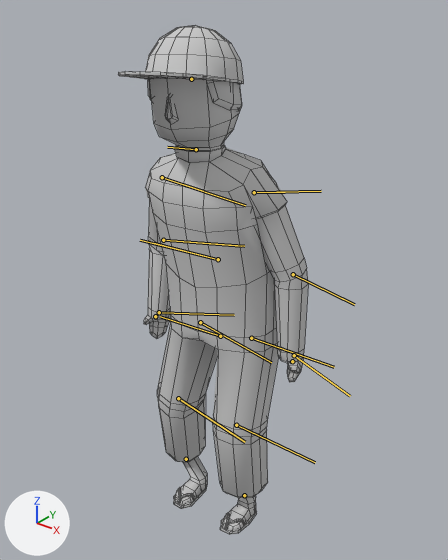
An edit to the FBX model RacoonSquad/Assets/Meshes/SK_Human.FBX, drawn before and after from the same camera.
Before and after are seen from a camera (50 mm lens) standing at (1.372, -1.625, 2.047) and looking at (0.035, 0.047, 1.011). Lighting does not change. The marker at lower left points along +X, +Y and +Z. Both versions are drawn at frame 401 of the action 'Take 001'; the numbers are the values there. The bones that bend it are drawn over the model as lines. Mesh edges are drawn as thin lines.

In view in the first picture: 'body', 'cap'.
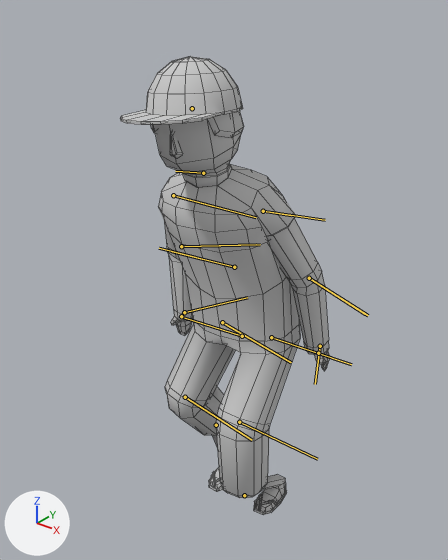
Changed parts and their boxes [x1, y1, x2, y2] in the pictures (448 x 560 px):
'body', posed (8% wider, 11% shorter)
    before: [144, 78, 308, 534]
    after: [151, 110, 329, 515]
'cap', posed (15% taller)
    before: [118, 25, 243, 84]
    after: [120, 56, 243, 124]
bone 'L_LegUp', root to tip
    before: (251, 338) to (334, 367)
    after: (271, 337) to (351, 364)
bone 'L_LegDown', root to tip
    before: (236, 425) to (315, 462)
    after: (239, 422) to (317, 459)
bone 'R_LegUp', root to tip
    before: (200, 322) to (271, 362)
    after: (222, 322) to (291, 362)
bone 'R_LegDown', root to tip
    before: (178, 398) to (245, 442)
    after: (185, 397) to (252, 440)
bone 'torso', root to tip
    before: (218, 259) to (153, 243)
    after: (234, 267) to (172, 251)
bone 'C_Torso', root to tip
    before: (218, 259) to (140, 240)
    after: (234, 267) to (159, 248)
bone 'R_Hand', root to tip
    before: (159, 312) to (234, 315)
    after: (184, 312) to (247, 297)
bone 'C_L_ArmUp', root to tip
    before: (254, 192) to (285, 192)
    after: (263, 211) to (291, 215)
bone 'L_ArmDown', root to tip
    before: (293, 274) to (351, 303)
    after: (309, 278) to (365, 314)
bone 'L_Hand', root to tip
    before: (294, 355) to (350, 396)
    after: (320, 346) to (315, 384)
bone 'C_L_ArmDown', root to tip
    before: (293, 274) to (354, 304)
    after: (309, 278) to (368, 315)

What the commit changed:
Object 'C_Hip' (bone_rig_object) moves from (4.04, 77.897, -2.27) to (4.04, 71.249, -16.512).
Object 'C_Hip' (bone_rig_object) turns from (2, 2, 94) to (2, -5, 94) degrees about its own x, y and z.
Bone 'L_LegUp' (bone_l_legup) turns from (1, -4, -2) to (0, -33, -2) degrees about its own x, y and z.
Bone 'L_LegDown' (bone_l_legdown) turns from (0, 10, 0) to (0, 28, -1) degrees about its own x, y and z.
Bone 'R_LegUp' (bone_r_legup) turns from (1, -2, -11) to (1, -26, -13) degrees about its own x, y and z.
Bone 'R_LegDown' (bone_r_legdown) turns from (0, 12, 0) to (0, 58, 1) degrees about its own x, y and z.
Bone 'torso' (bone_torso) turns from (1, -20, -1) to (1, -22, -1) degrees about its own x, y and z.
Bone 'C_Torso' (bone_c_torso) turns from (1, -20, -1) to (1, -22, -1) degrees about its own x, y and z.
Bone 'R_Hand' (bone_r_hand) turns from (0, 0, 0) to (-24, 5, -2) degrees about its own x, y and z.
Bone 'C_L_ArmUp' (bone_c_l_armup) turns from (21, -3, -60) to (21, -1, -60) degrees about its own x, y and z.
Bone 'L_ArmDown' (bone_l_armdown) turns from (8, -15, -12) to (8, -13, -13) degrees about its own x, y and z.
Bone 'L_Hand' (bone_l_hand) turns from (0, 0, 0) to (39, 4, 17) degrees about its own x, y and z.
Bone 'C_L_ArmDown' (bone_c_l_armdown) turns from (8, -15, -12) to (8, -14, -12) degrees about its own x, y and z.
Object 'C_R_Foot' (bone_rig_object_) moves from (-15.96625, 4.64382, -1.41567) to (-15.96625, 10.60682, -23.30774).
Object 'C_R_Foot' (bone_rig_object_) turns from (-25, -68, -157) to (-53, -58, -132) degrees about its own x, y and z.
